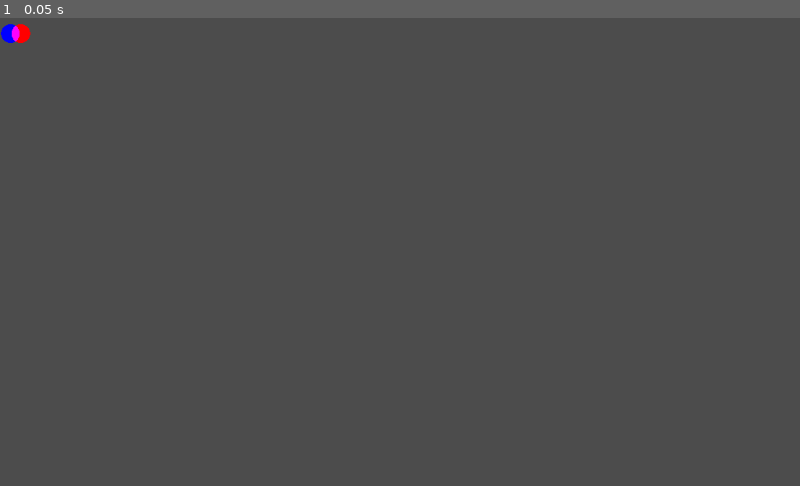
Above: before the commit, frame 1.
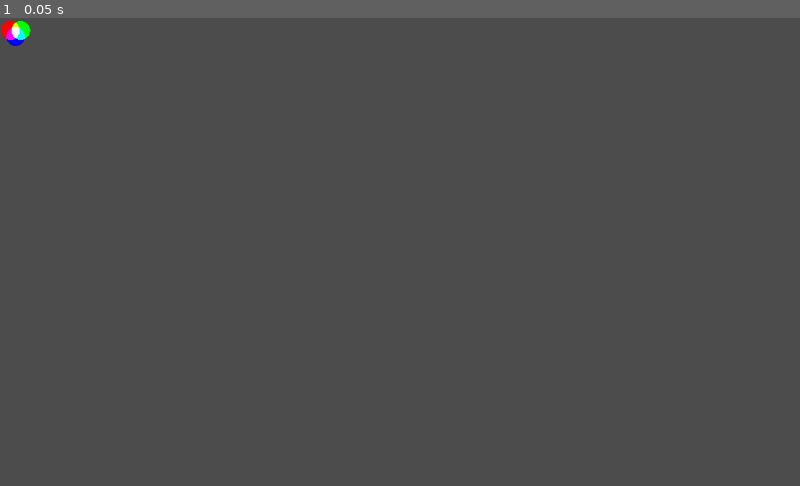
Above: after the commit, the same moment.

Repository: mariothedog/Toybox
Game: Godot game, scene res://Shaders/Blending Colours Shader/Blending Colours Shader.tscn
Same seed, same stepped clock (60 frames per second), same inputs: the game is played once before the commit and once after it. The project has no main scene, so this scene is started directly.
Inputs:
- Up to frame 1 (0.05 s): no input

The runs differ from the first frame. In frame 1, 0.2% of the frame differs, in the area x 0-4%, y 0-6%.

Commit message:
Added support for 3 colours

Diff:
--- a/Shaders/Blending Colours Shader/Blending Colours Shader.tscn
+++ b/Shaders/Blending Colours Shader/Blending Colours Shader.tscn
@@ -6,33 +6,53 @@
 
 uniform vec4 colour_one : hint_color;
 uniform vec4 colour_two : hint_color;
-uniform vec2 colour_one_pos = vec2(0.333, 0.5);
-uniform vec2 colour_two_pos = vec2(0.666, 0.5);
+uniform vec4 colour_three : hint_color;
+uniform vec2 colour_one_pos = vec2(0.333, 0.333);
+uniform vec2 colour_two_pos = vec2(0.666, 0.333);
+uniform vec2 colour_three_pos = vec2(0.5, 0.5);
 
 uniform float circle_radius = 0.3;
 
 void fragment(){
 	COLOR.a = 0.0;
 
-	if (distance(colour_one_pos, UV) <= circle_radius && distance(vec2(0.666, 0.5), UV) <= circle_radius){
+	bool in_colour_one = distance(colour_one_pos, UV) <= circle_radius;
+	bool in_colour_two = distance(colour_two_pos, UV) <= circle_radius;
+	bool in_colour_three = distance(colour_three_pos, UV) <= circle_radius;
+
+	if (in_colour_one && in_colour_two && in_colour_three){
+		COLOR = colour_one + colour_two + colour_three;
+	}
+	else if (in_colour_one && in_colour_two){
 		COLOR = colour_one + colour_two;
 	}
+	else if (in_colour_one && in_colour_three){
+		COLOR = colour_one + colour_three;
+	}
+	else if(in_colour_two && in_colour_three){
+		COLOR = colour_two + colour_three;
+	}
 	else{
-		if (distance(colour_one_pos, UV) <= circle_radius){
+		if (in_colour_one){
 			COLOR = colour_one;
 		}
-		if (distance(colour_two_pos, UV) <= circle_radius){
+		if (in_colour_two){
 			COLOR = colour_two;
+		}
+		if (in_colour_three){
+			COLOR = colour_three;
 		}
 	}
 }"
 
 [sub_resource type="ShaderMaterial" id=2]
 shader = SubResource( 1 )
-shader_param/colour_one = Color( 0, 0, 1, 1 )
-shader_param/colour_two = Color( 1, 0, 0, 1 )
-shader_param/colour_one_pos = Vector2( 0.333, 0.5 )
-shader_param/colour_two_pos = Vector2( 0.666, 0.5 )
+shader_param/colour_one = Color( 1, 0, 0, 1 )
+shader_param/colour_two = Color( 0, 1, 0, 1 )
+shader_param/colour_three = Color( 0, 0, 1, 1 )
+shader_param/colour_one_pos = Vector2( 0.333, 0.4 )
+shader_param/colour_two_pos = Vector2( 0.666, 0.4 )
+shader_param/colour_three_pos = Vector2( 0.5, 0.6 )
 shader_param/circle_radius = 0.3
 
 [node name="Blending Colours Shader" type="Node2D"]
